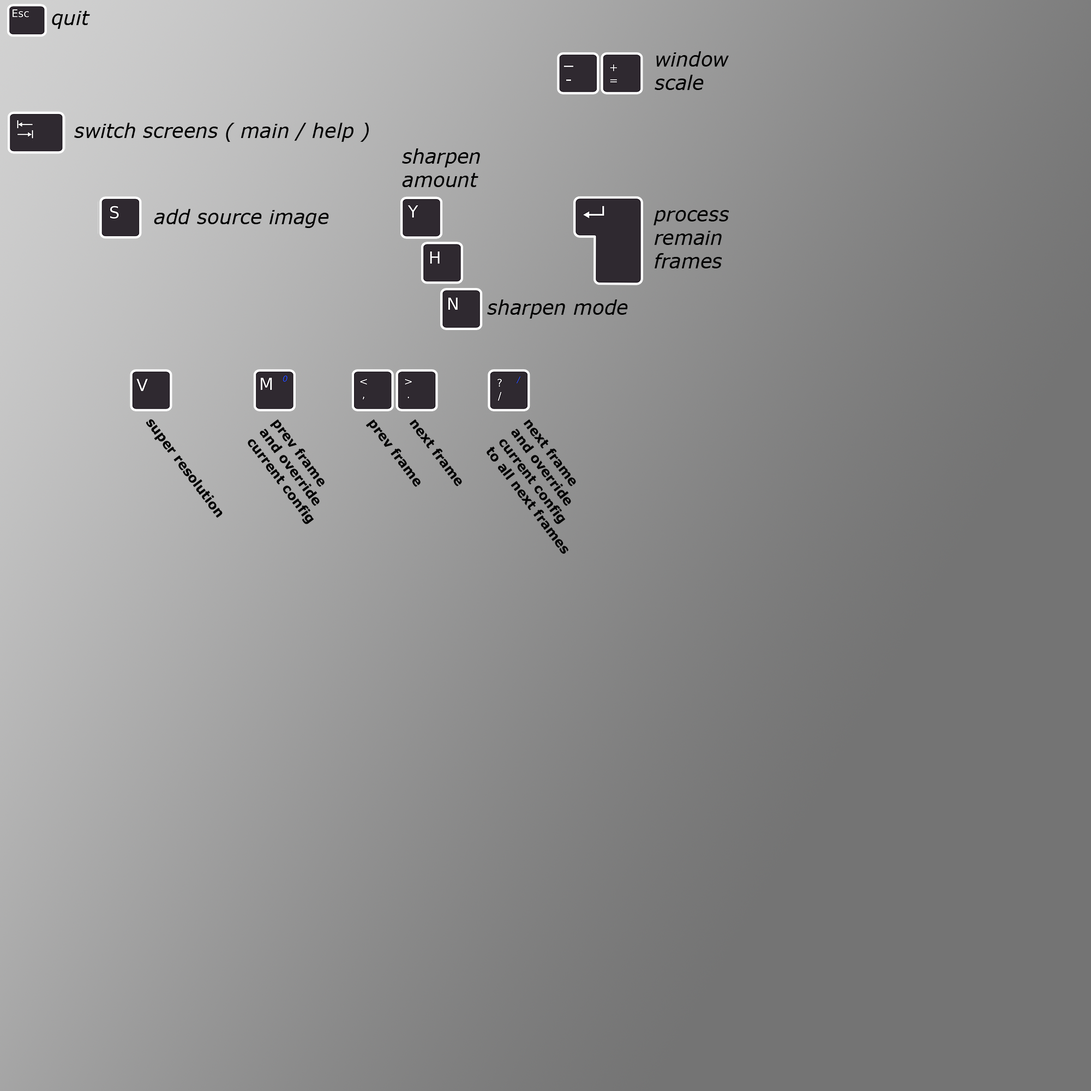
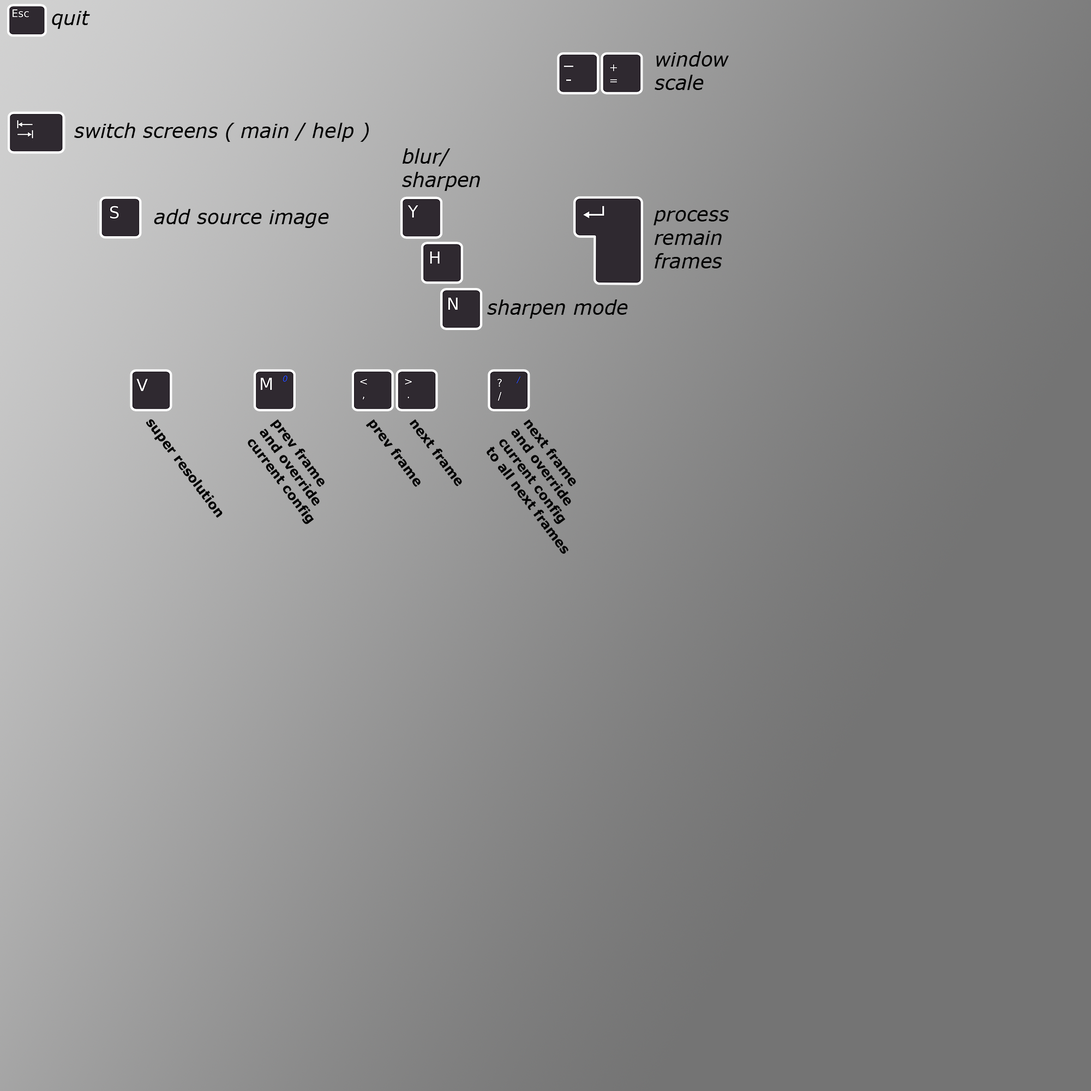
The second 1091x1091 image is a revision of the first. Changes to its layers:
renamed "sharpen amount" to "blur/ sharpen", painted on it over [402, 148, 481, 192]
